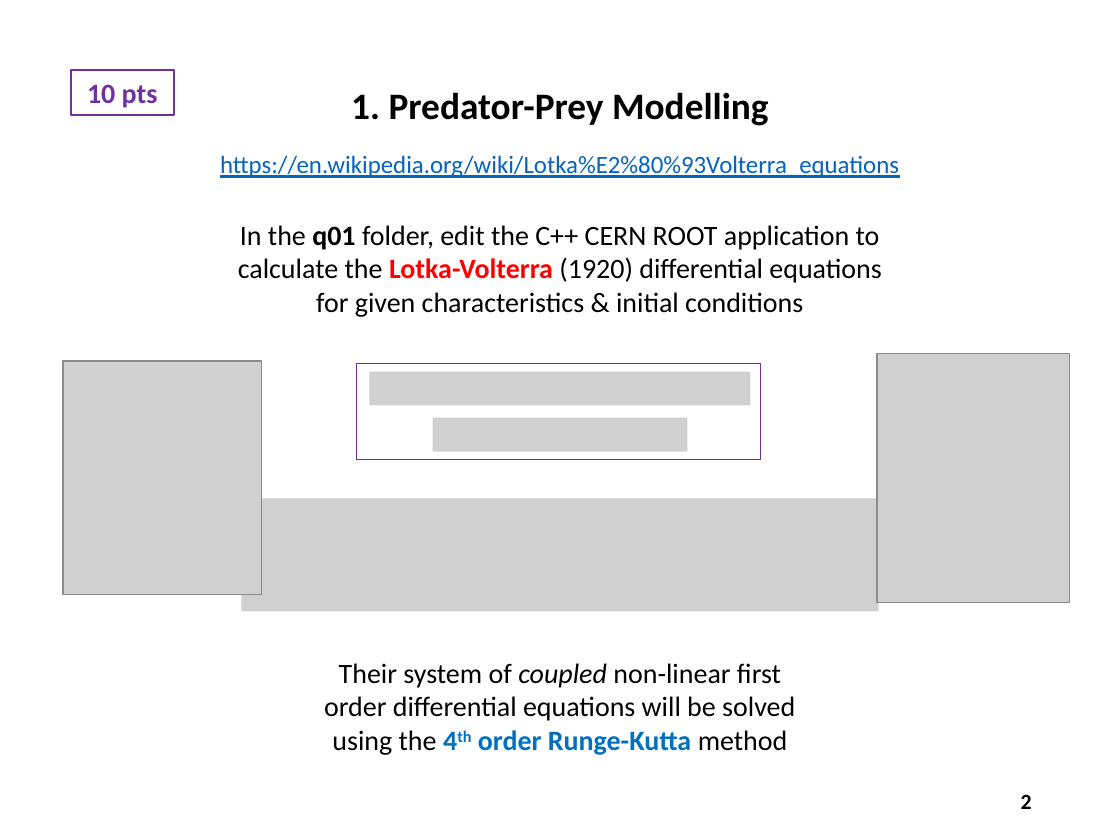
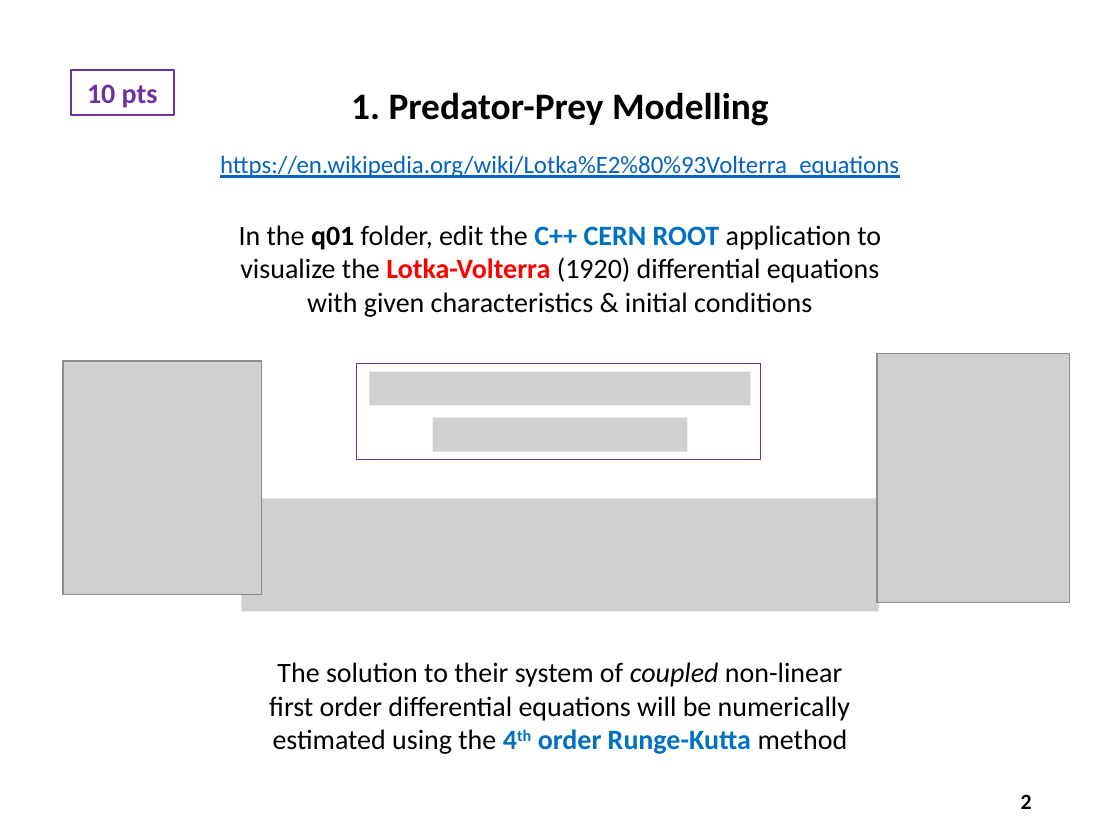
Before and after one commit to dbiersach/scicomp301-cpp-linux, a slide deck: slide 2 of exam3/Exam 3 Questions.pptx. Drawn at 1120x840 pixels with LibreOffice and Linux fonts; fonts in the diff are those of the drawing; grey boxes stand for pictures. Boxes give left, top, right and bottom in pixels: in the first picture for what was removed or moved away, otherwise in the second. Text is boxed around its words. In the diff, an @@ line names an element or a change of style, - is before the commit and + after.

```diff
--- a/exam3/Exam 3 Questions.pptx
+++ b/exam3/Exam 3 Questions.pptx
@@ text at [239, 225, 881, 317]: text changed @@
-In the q01 folder, edit the C++ CERN ROOT application to calculate the Lotka-Volterra (1920) differential equations for given characteristics & initial conditions
+In the q01 folder, edit the C++ CERN ROOT application to visualize the Lotka-Volterra (1920) differential equations with given characteristics & initial conditions
@@ text at [269, 662, 850, 754]: text changed @@
-Their system of coupled non-linear first order differential equations will be solved using the 4th order Runge-Kutta method
+The solution to their system of coupled non-linear first order differential equations will be numerically estimated using the 4th order Runge-Kutta method
```
Also in this commit, not shown: 17 other slides changed, 1 slide added, 3 slides removed, 3 other files.
